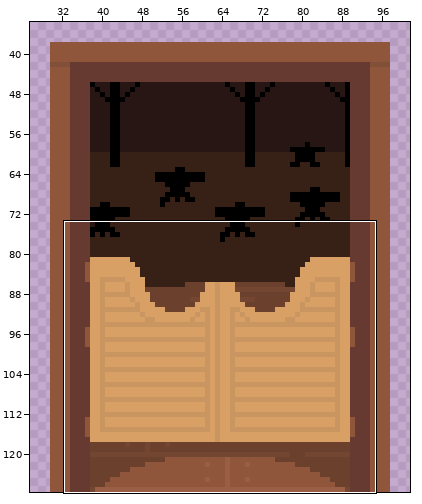
Pixel-art file, stored at Skettle/Assets/Sprites/Buildings/OutsideDoor.aseprite. Above: a wide view before the commit, with the close-up outlined.
Close-up. Before the commit:
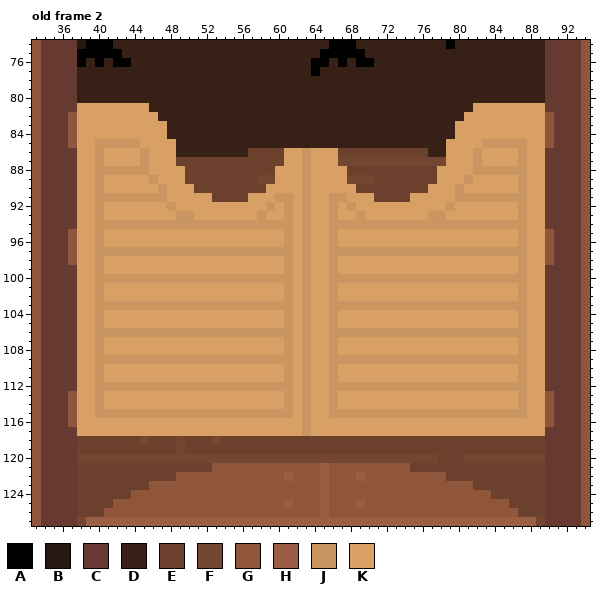
128x128 pixels, 3 frames. Colours within 5 levels of each other are drawn and written as one. Shown: old frame 2: x 33..94, y 74..127. The wide view leaves out empty margins. The commit also changed other frames or places, which this record leaves out.
Visible layers, top first: "Layer 1", "Inside" opacity 25%, "Floor", "Layer 4" opacity 49%, "Layer 3".
Palette (. is transparent): A #000000  B #271613  C #663931  D #372117  E #6b402c  F #734632  G #8f563b  H #995e43  J #c99561  K #d9a066
Pixels before, old frame 2 (only the part around the change), first column x 33:
 74 GCCCCBAAADDDDDDDDDDDDDDDDDDDDDDDDAAADDDDDDDDDDADDDDDDDDDDCCCCG
 75 GCCCCAAAAADDDDDDDDDDDDDDDDDDDDDDAAAAADDDDDDDDDDDDDDDDDDDDCCCCG
 76 GCCCCADADAADDDDDDDDDDDDDDDDDDDDAADADAADDDDDDDDDDDDDDDDDDDCCCCG
 77 GCCCCDDDDDDDDDDDDDDDDDDDDDDDDDDADDDDDDDDDDDDDDDDDDDDDDDDDCCCCG
 78 GCCCCDDDDDDDDDDDDDDDDDDDDDDDDDDDDDDDDDDDDDDDDDDDDDDDDDDDDCCCCG
 79 GCCCCDDDDDDDDDDDDDDDDDDDDDDDDDDDDDDDDDDDDDDDDDDDDDDDDDDDDCCCCG
 80 GCCCCDDDDDDDDDDDDDDDDDDDDDDDDDDDDDDDDDDDDDDDDDDDDDDDDDDDDCCCCG
 81 GCCCCKKKKKKKKDDDDDDDDDDDDDDDDDDDDDDDDDDDDDDDDDDDDKKKKKKKKCCCCG
 82 GCCCGKKKKKKKKKDDDDDDDDDDDDDDDDDDDDDDDDDDDDDDDDDDKKKKKKKKKGCCCG
 83 GCCCGKKKKKKKKKKDDDDDDDDDDDDDDDDDDDDDDDDDDDDDDDDKKKKKKKKKKGCCCG
 84 GCCCGKKKKKKKKKKDDDDDDDDDDDDDDDDDDDDDDDDDDDDDDDDKKKKKKKKKKGCCCG
 85 GCCCGKKJJJJJKKKKDDDDDDDDDDDDDDDDDDDDDDDDDDDDDDKKKKJJJJJKKGCCCG
 86 GCCCCKKJKKKKJKKKDDDDDDDDEEEEKKJKKKEEEEEEEEEEDDKKKJKKKKJKKCCCCG
 87 GCCCCKKJKKKKJKKKEEEEEEEEEEEEKKJKKKFFFFFFFFFFFFKKKJKKKKJKKCCCCG
 88 GCCCCKKJJJJJJKKKKEEEEEEEEEEKKKJKKKKEEEEEEEEEEKKKKJJJJJJKKCCCCG
 89 GCCCCKKJKKKKKJKKKEEEEEEEEFFKKKJKKKKFFFEEEEEEEKKKJKKKKKJKKCCCCG
 90 GCCCCKKJKKKKKKJKKKEEEEEEEEKKKKJKKKKKEEEEEEEEKKKJKKKKKKJKKCCCCG
 91 GCCCCKKJJJJJJJJKKKKKEEEEKKKJJKJKKJJKKKEEEEKKKKKJJJJJJJJKKCCCCG
 92 GCCCCKKJKKKKKKKJKKKKKKKKKKJKJKJKKJKJKKKKKKKKKKJKKKKKKKJKKCCCCG
 93 GCCCCKKJKKKKKKKKJJKKKKKKKJKKJKJKKJKKJKKKKKKKJJKKKKKKKKJKKCCCCG
 94 GCCCCKKJJJJJJJJJJJJJJJJJJJJJJKJKKJJJJJJJJJJJJJJJJJJJJJJKKCCCCG
 95 GCCCGKKJKKKKKKKKKKKKKKKKKKKKJKJKKJKKKKKKKKKKKKKKKKKKKKJKKGCCCG
 96 GCCCGKKJKKKKKKKKKKKKKKKKKKKKJKJKKJKKKKKKKKKKKKKKKKKKKKJKKGCCCG
 97 GCCCGKKJJJJJJJJJJJJJJJJJJJJJJKJKKJJJJJJJJJJJJJJJJJJJJJJKKGCCCG
 98 GCCCGKKJKKKKKKKKKKKKKKKKKKKKJKJKKJKKKKKKKKKKKKKKKKKKKKJKKGCCCG
 99 GCCCCKKJKKKKKKKKKKKKKKKKKKKKJKJKKJKKKKKKKKKKKKKKKKKKKKJKKCCCCG
100 GCCCCKKJJJJJJJJJJJJJJJJJJJJJJKJKKJJJJJJJJJJJJJJJJJJJJJJKKCCCCG
101 GCCCCKKJKKKKKKKKKKKKKKKKKKKKJKJKKJKKKKKKKKKKKKKKKKKKKKJKKCCCCG
102 GCCCCKKJKKKKKKKKKKKKKKKKKKKKJKJKKJKKKKKKKKKKKKKKKKKKKKJKKCCCCG
103 GCCCCKKJJJJJJJJJJJJJJJJJJJJJJKJKKJJJJJJJJJJJJJJJJJJJJJJKKCCCCG
104 GCCCCKKJKKKKKKKKKKKKKKKKKKKKJKJKKJKKKKKKKKKKKKKKKKKKKKJKKCCCCG
105 GCCCCKKJKKKKKKKKKKKKKKKKKKKKJKJKKJKKKKKKKKKKKKKKKKKKKKJKKCCCCG
106 GCCCCKKJJJJJJJJJJJJJJJJJJJJJJKJKKJJJJJJJJJJJJJJJJJJJJJJKKCCCCG
107 GCCCCKKJKKKKKKKKKKKKKKKKKKKKJKJKKJKKKKKKKKKKKKKKKKKKKKJKKCCCCG
108 GCCCCKKJKKKKKKKKKKKKKKKKKKKKJKJKKJKKKKKKKKKKKKKKKKKKKKJKKCCCCG
109 GCCCCKKJJJJJJJJJJJJJJJJJJJJJJKJKKJJJJJJJJJJJJJJJJJJJJJJKKCCCCG
110 GCCCCKKJKKKKKKKKKKKKKKKKKKKKJKJKKJKKKKKKKKKKKKKKKKKKKKJKKCCCCG
111 GCCCCKKJKKKKKKKKKKKKKKKKKKKKJKJKKJKKKKKKKKKKKKKKKKKKKKJKKCCCCG
112 GCCCCKKJJJJJJJJJJJJJJJJJJJJJJKJKKJJJJJJJJJJJJJJJJJJJJJJKKCCCCG
113 GCCCGKKJKKKKKKKKKKKKKKKKKKKKJKJKKJKKKKKKKKKKKKKKKKKKKKJKKGCCCG
114 GCCCGKKJKKKKKKKKKKKKKKKKKKKKJKJKKJKKKKKKKKKKKKKKKKKKKKJKKGCCCG
115 GCCCGKKJJJJJJJJJJJJJJJJJJJJJJKJKKJJJJJJJJJJJJJJJJJJJJJJKKGCCCG
116 GCCCGKKKKKKKKKKKKKKKKKKKKKKKKKJKKKKKKKKKKKKKKKKKKKKKKKKKKGCCCG
117 GCCCCKKKKKKKKKKKKKKKKKKKKKKKKKJKKKKKKKKKKKKKKKKKKKKKKKKKKCCCCG
118 GCCCCEEEEEEEFEEEFEEEFEEEEEEEEEEEEEEEEEEEEEEEEEEEEEEEEEEEECCCCG
119 GCCCCEEEEEEEEEEEFEEEEEEEEEEEEEEEEEEEEEEEEEEEEEEEEEEEEEEEECCCCG
120 GCCCCFFFFFFFFFFFFFFFFFFFFFFFFFFFFFFFFFFFFFFFFEEEFFFFFFFFFCCCCG
121 GCCCCEEEEEEEEEEEEEEEGGGGGGGGGGGGHGGGGGGGGGEEEEEEEEEEEEEEECCCCG
122 GCCCCEEEEEEEEEEEGGGGGGGGGGGGHGGGHGGGHGGGGGGGGGEEEEEEEEEEECCCCG
123 GCCCCEEEEEEEEGGGGGGGGGGGGGGGGGGGHGGGGGGGGGGGGGGGGEEEEEEEECCCCG
124 GCCCCEEEEEEGGGGGGGGGGGGGGGGGGGGGHGGGGGGGGGGGGGGGGGGEEEEEECCCCG
125 GCCCCEEEEGGGGGGGGGGGGGGGGGGGHGGGHGGGHGGGGGGGGGGGGGGGGEEEECCCCG
126 GCCCCEEEGGGGGGGGGGGGGGGGGGGGGGGGHGGGGGGGGGGGGGGGGGGGGGEEECCCCG
127 GCCCCFHHHHHHHHHHHHHHHHHHHHHHHHHHHHHHHHHHHHHHHHHHHHHHHHHHFCCCCG
After:
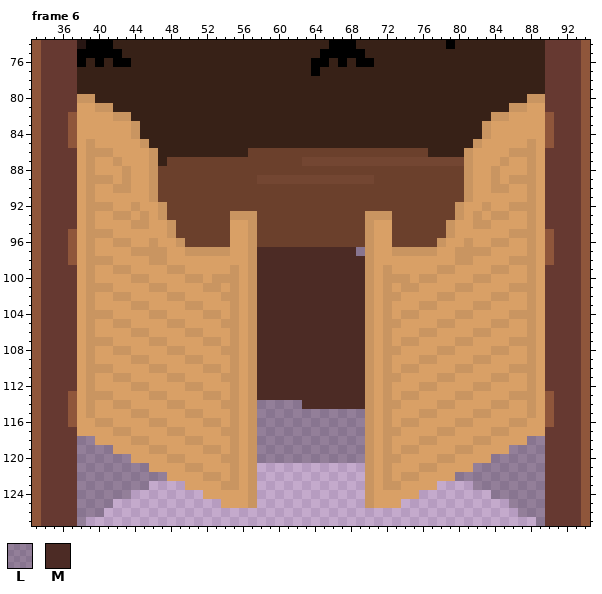
Colours new in this view: L #00000040  M #4c2b25
A new or re-ordered frame is compared with the old frame closest to it.
What changed:
frames 3 -> 7
layer "Floor" now hidden
layer "Door" added
Changed rows in their new state; - is an unchanged pixel.
Frame 6 is new; against old frame 2:
first column x 38:
 80 JJ------------------------------------------------JJ
 81 --JJDDDD------------------------------------DDDDJJ--
 82 ----JJDDD----------------------------------DDDJJ----
 83 ------JDDD--------------------------------DDDJ------
 84 ------JDDD--------------------------------DDDJ------
 85 -JKKKKKJDDD------------------------------DDDJKKKKKJ-
 86 -J-J---KJDD------------EEEEEE------------DDJK---J-J-
 87 -JK-J--KJDE------------EEFFFF------------FFJK--J-KJ-
 88 -JKKK-KKJEEE----------EEEEEEEE----------EEEJKK-KKKJ-
 89 -J-J-J---EEE----------FFFFFFFF----------EEE---J-J-J-
 90 -JK-JJ--JEEEE--------EEEEEEEEEE--------EEEEJ--JJ-KJ-
 91 -JKKKKKK-EEEEEE----EEEEEEEEEEEEEE----EEEEEE-KKKKKKJ-
 92 -J-J--J--JEEEEEEEEEEEEEEEEEEEEEEEEEEEEEEEEJ--J--J-J-
 93 -JK-JJ-J-JEEEEEEEJJJEEEEEEEEEEEEJJJEEEEEEEJ-J-JJ-KJ-
 94 -JKKKK--KK-EEEEEEKK-EEEEEEEEEEEE-KKEEEEEE-KK--KKKKJ-
 95 -J-J------JEEEEEE--JEEEEEEEEEEEEJ--EEEEEEJ------J-J-
 96 -JK-JJ--J--JEEEEE--JEEEEEEEEEEEEJ--EEEEEJ--J--JJ-KJ-
 97 -JKKKK----KK-----KK-MMMMMMMMMMML-KK-----KK----KKKKJ-
 98 -J-J----JJ---------JMMMMMMMMMMMMJ---------JJ----J-J-
 99 -JK-JJ----JJ-----J-JMMMMMMMMMMMMJ-J-----JJ----JJ-KJ-
100 -JKKKK--KKKK--K---K-MMMMMMMMMMMM-K---K--KKKK--KKKKJ-
101 -J-J----JJ----JJ-J-JMMMMMMMMMMMMJ-J-JJ----JJ----J-J-
102 -JK-JJ----JJ----JJ-JMMMMMMMMMMMMJ-JJ----JJ----JJ-KJ-
103 -JKKKK--KKKK--KKK-K-MMMMMMMMMMMM-K-KKK--KKKK--KKKKJ-
104 -J-J----JJ----JJ-J-JMMMMMMMMMMMMJ-J-JJ----JJ----J-J-
105 -JK-JJ----JJ----JJ-JMMMMMMMMMMMMJ-JJ----JJ----JJ-KJ-
106 -JKKKK--KKKK--KKK-K-MMMMMMMMMMMM-K-KKK--KKKK--KKKKJ-
107 -J-J----JJ----JJ-J-JMMMMMMMMMMMMJ-J-JJ----JJ----J-J-
108 -JK-JJ----JJ----JJ-JMMMMMMMMMMMMJ-JJ----JJ----JJ-KJ-
109 -JKKKK--KKKK--KKK-K-MMMMMMMMMMMM-K-KKK--KKKK--KKKKJ-
110 -J-J----JJ----JJ-J-JMMMMMMMMMMMMJ-J-JJ----JJ----J-J-
111 -JK-JJ----JJ----JJ-JMMMMMMMMMMMMJ-JJ----JJ----JJ-KJ-
112 -JKKKK--KKKK--KKK-K-MMMMMMMMMMMM-K-KKK--KKKK--KKKKJ-
113 -J-J----JJ----JJ-J-JMMMMMMMMMMMMJ-J-JJ----JJ----J-J-
114 -JK-JJ----JJ----JJ-JLLLLLMMMMMMMJ-JJ----JJ----JJ-KJ-
115 -JKKKK--KKKK--KKK-K-LLLLLLLLLLLL-K-KKK--KKKK--KKKKJ-
116 --JJ----JJ----JJ-J-JLLLLLLLLLLLLJ-J-JJ----JJ----JJ--
117 ----JJ----JJ----JJ-JLLLLLLLLLLLLJ-JJ----JJ----JJ----
118 LLKKKKJJKKKKJJKKKJKJLLLLLLLLLLLLJKJKKKJJKKKKJJKKKKLL
119 LLLLKKKKJJKKKKJJKJKJLLLLLLLLLLLLJKJKJJKKKKJJKKKKLLLL
120 LLLLLLKKKKJJKKKKJJKJLLLLLLLLLLLLJKJJKKKKJJKKKKLLLLLL
121 LLLLLLLLKKKKJJKKKJKJ............JKJKKKJJKKKKLLLLLLLL
122 LLLLLLLLLLKKKKJJKJKJ............JKJKJJKKKKLLLLLLLLLL
123 LLLLLLLL....KKKKJJKJ............JKJJKKKK....LLLLLLLL
124 LLLLLL........KKKKKJ............JKKKKK........LLLLLL
125 LLLL............KKKJ............JKKK............LLLL
126 LLL..............................................LLL
127 L..................................................L
Boxes around the changes in both close-ups, in picture pixels (x1, y1, x2, y2):
changed: (77, 94, 545, 526)
